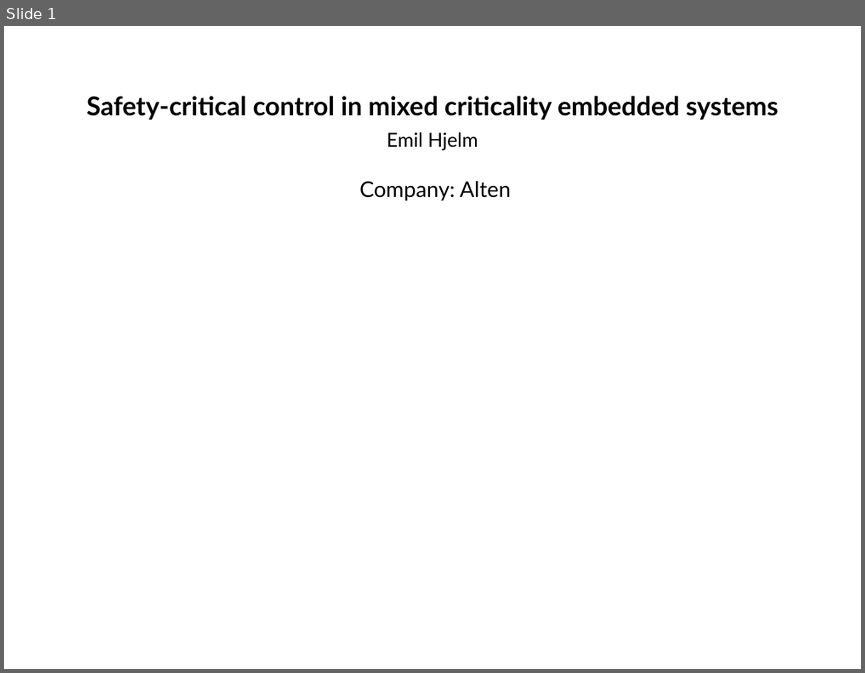
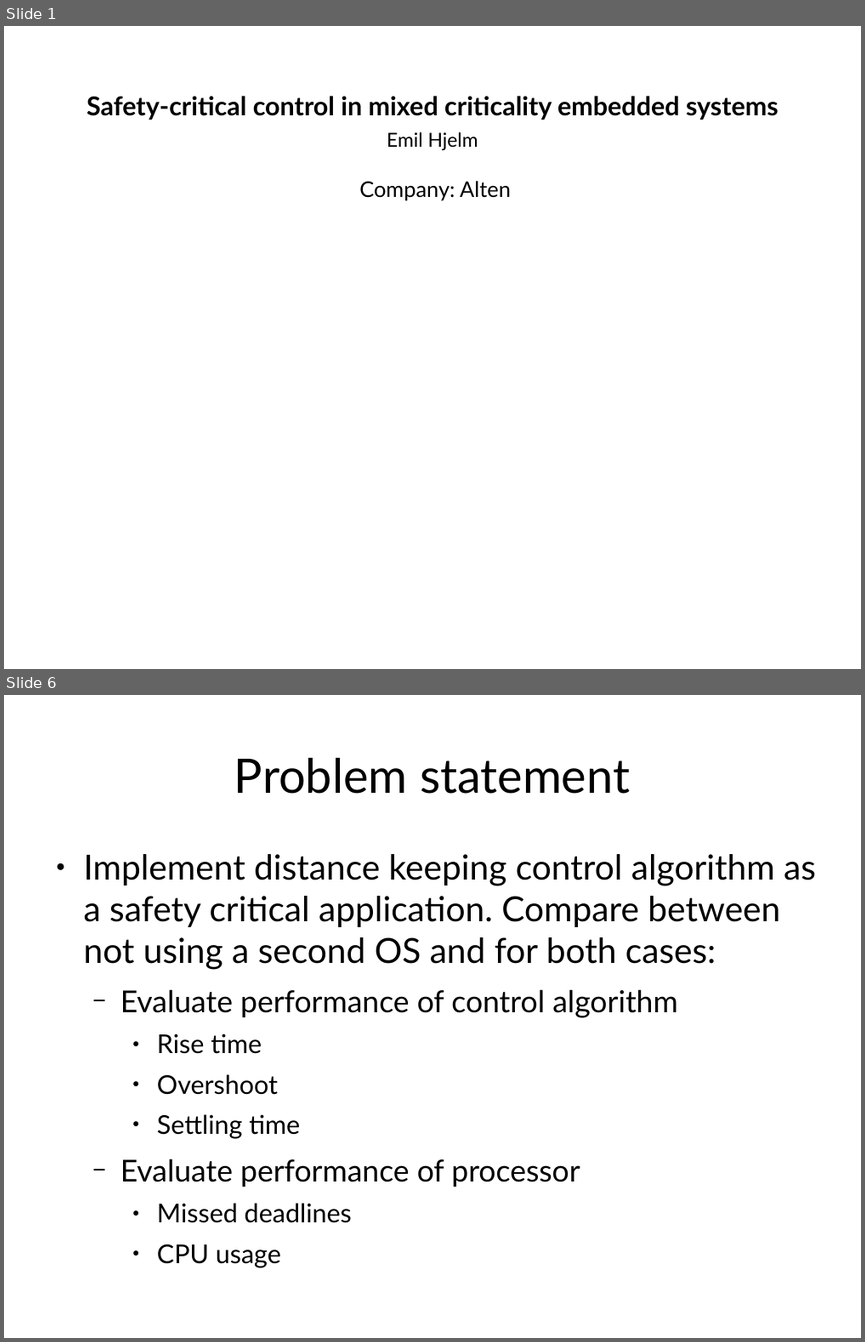
Before and after one commit to afcmrp/exjobb, a slide deck: Admin/planning_presentation.odp. Shown one above the other, each under a label of ours: slide 1 before the commit, slides 1 and 6 after it; the slides between them are not shown. The pictures are 865x673 and 865x1342 pixels, drawn with LibreOffice and Linux fonts; fonts in the diff are those of the drawing. Boxes give left, top, right and bottom in pixels: in the first picture for what was removed or moved away, otherwise in the second. Text is boxed around its words. In the diff, an @@ line names an element or a change of style, - is before the commit and + after.

```diff
--- a/Admin/planning_presentation.odp
+++ b/Admin/planning_presentation.odp
@@ slide 6 added at [4,695,861,1338], background #FFFFFF @@
@@ title added at [234,758,630,794], 44 pt, text #000000 @@
+Problem statement
@@ text added at [84,854,816,1223], 32 pt, text #000000 @@
+● Implement distance keeping control algorithm as a safety critical application. Compare between not using a second OS and for both cases:
+  − Evaluate performance of control algorithm
+    ● Rise time
+    ● Overshoot
+    ● Settling time
+  − Evaluate performance of processor
+    ● Missed deadlines
+    ● CPU usage
```
Also in this commit, not shown: 1 slide changed, 6 other slides added, 1 slide removed, 3 other files.
